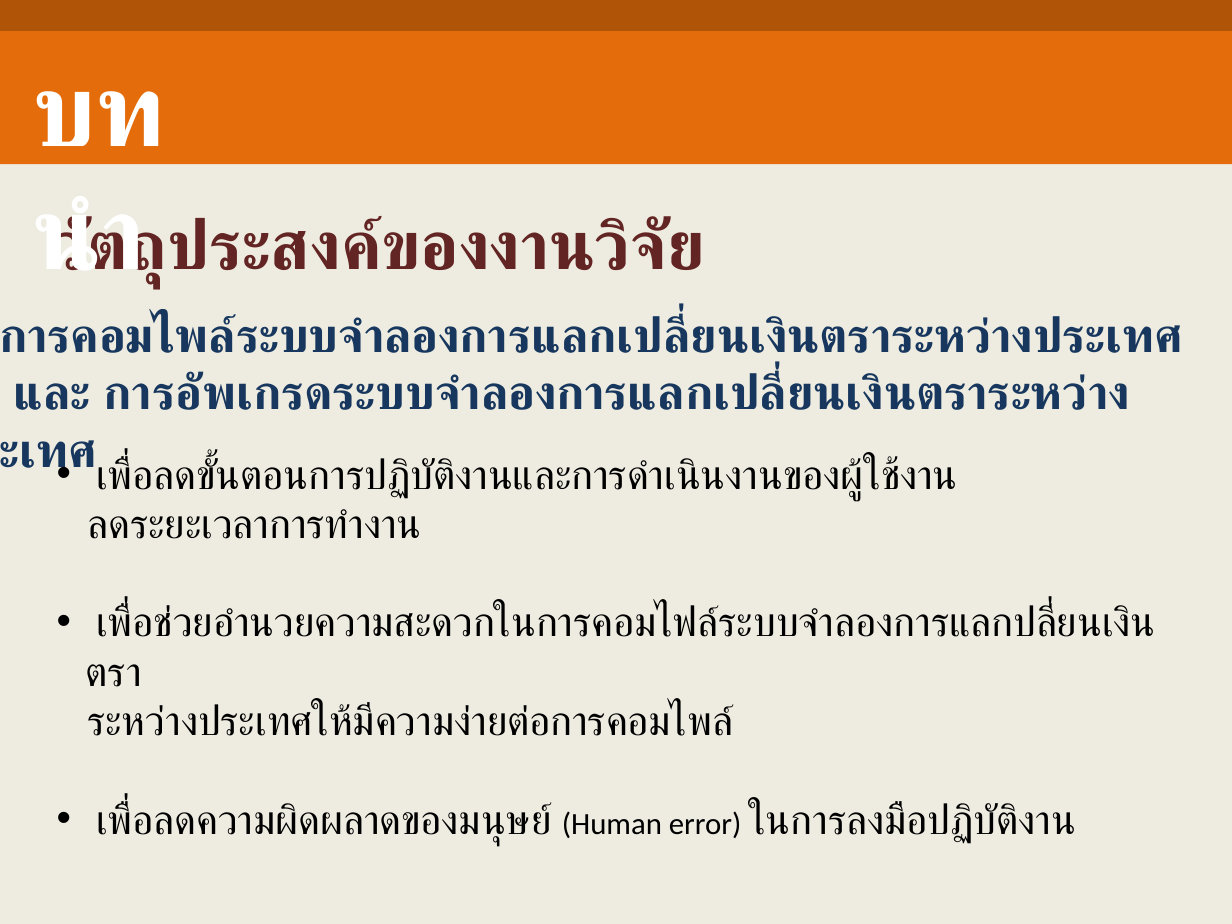
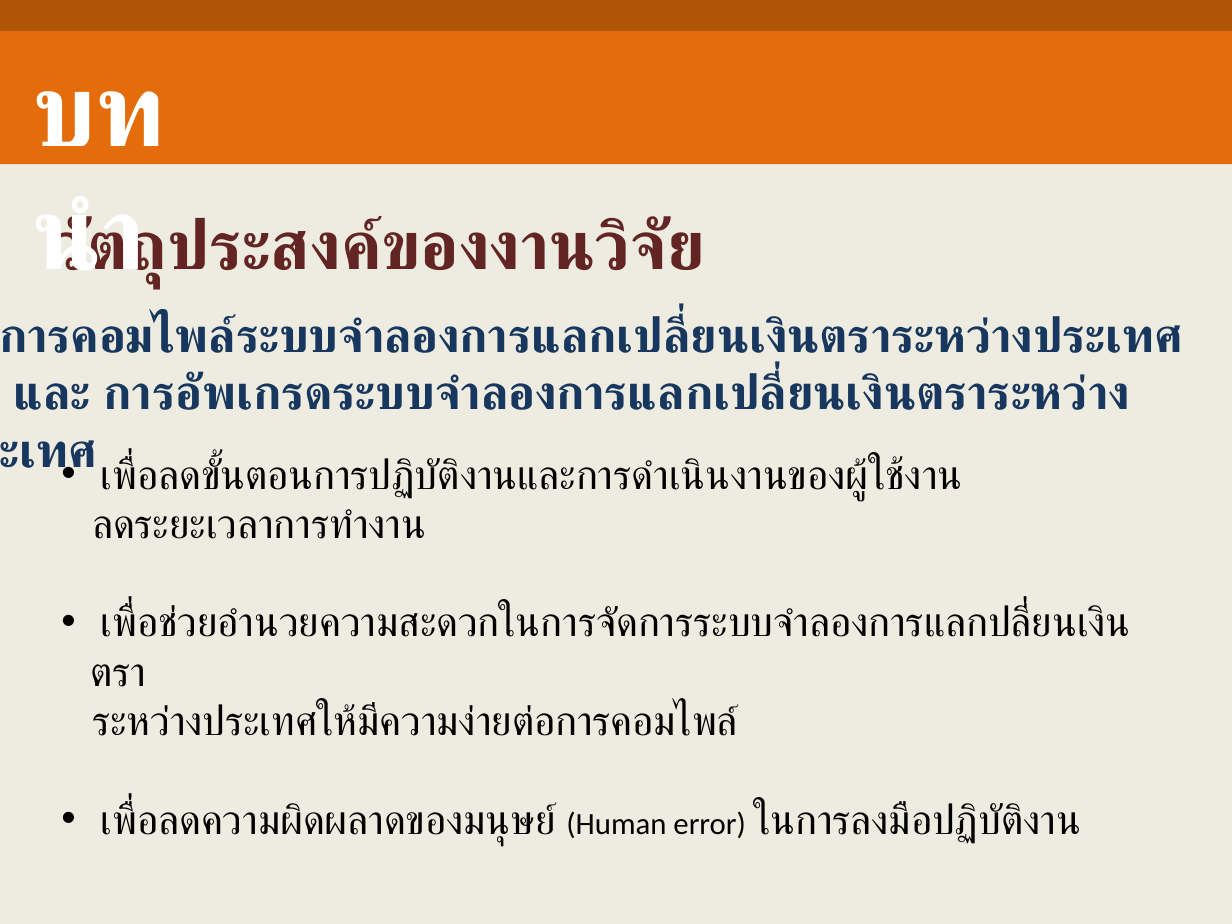
Before and after one commit to picahpm/ThesisPi, a slide deck: slide 4 of 1stPresent.ppt. Drawn at 1232x924 pixels with LibreOffice and Linux fonts; fonts in the diff are those of the drawing. Boxes give left, top, right and bottom in pixels: in the first picture for what was removed or moved away, otherwise in the second. Text is boxed around its words. In the diff, an @@ line names an element or a change of style, - is before the commit and + after.

```diff
--- a/1stPresent.ppt
+++ b/1stPresent.ppt
@@ text at [101,604,1131,637]: text changed @@
-• เพื่อช่วยอำนวยความสะดวกในการคอมไฟล์ระบบจำลองการแลกปลี่ยนเงินตรา
+• เพื่อช่วยอำนวยความสะดวกในการจัดการระบบจำลองการแลกปลี่ยนเงินตรา
```
Also in this commit, not shown: 3 other slides changed, 9 other files.
